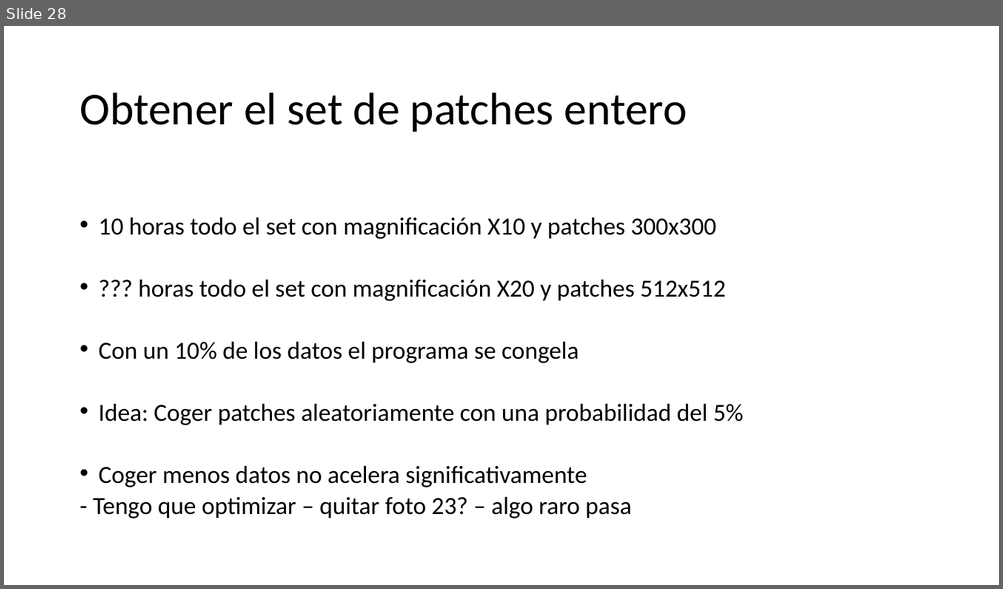
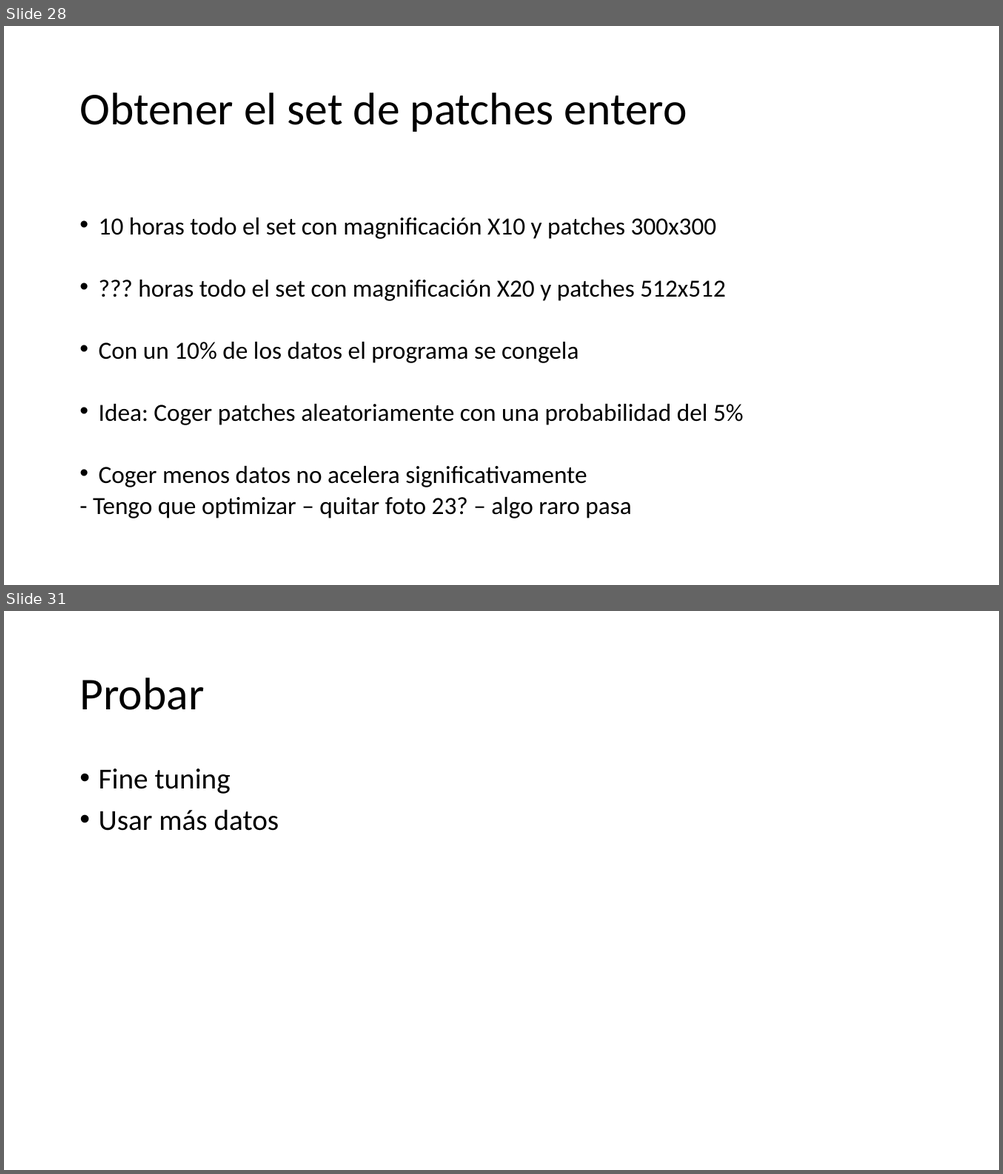
Before and after one commit to alejandroborj/heterogeneous-data, a slide deck: pregunta.pptx. Shown one above the other, each under a label of ours: slide 28 before the commit, slides 28 and 31 after it; the slides between them are not shown. The pictures are 1003x589 and 1003x1174 pixels, drawn with LibreOffice and Linux fonts; fonts in the diff are those of the drawing. Boxes give left, top, right and bottom in pixels: in the first picture for what was removed or moved away, otherwise in the second. Text is boxed around its words. In the diff, an @@ line names an element or a change of style, - is before the commit and + after.

```diff
--- a/pregunta.pptx
+++ b/pregunta.pptx
@@ slide 31 added at <box>4,611,999,1170</box>, background #FFFFFF @@
@@ title added at <box>79,678,204,710</box>, 44 pt, text #000000 @@
+Probar
@@ text added at <box>99,769,279,831</box>, 28 pt, text #000000 @@
+• Fine tuning
+• Usar más datos
```
Also in this commit, not shown: 4 other slides added, 19 other files.
